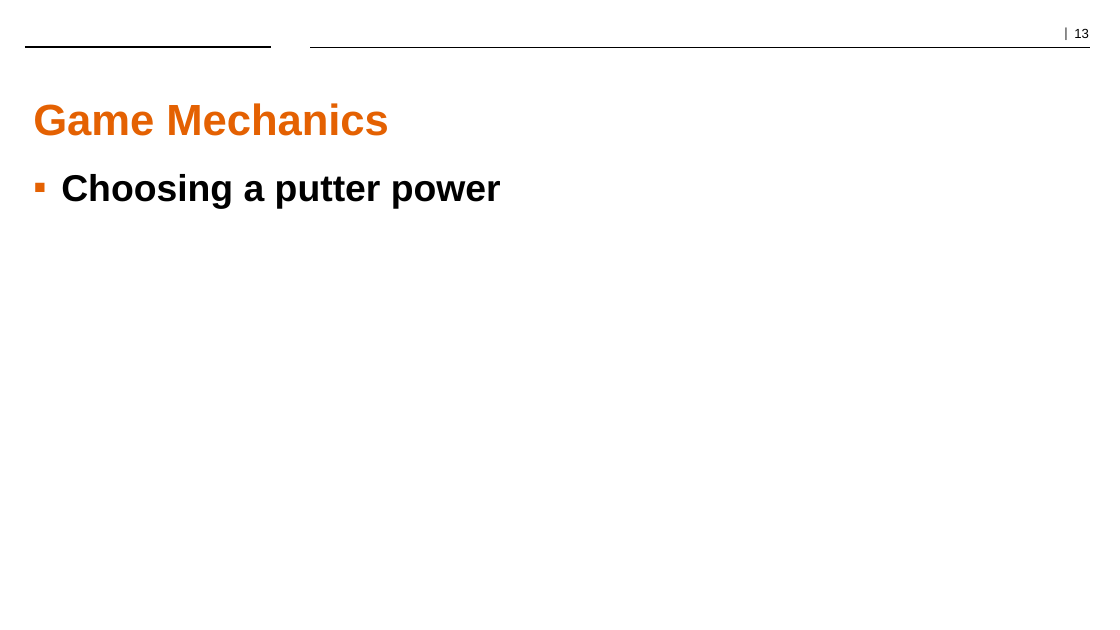
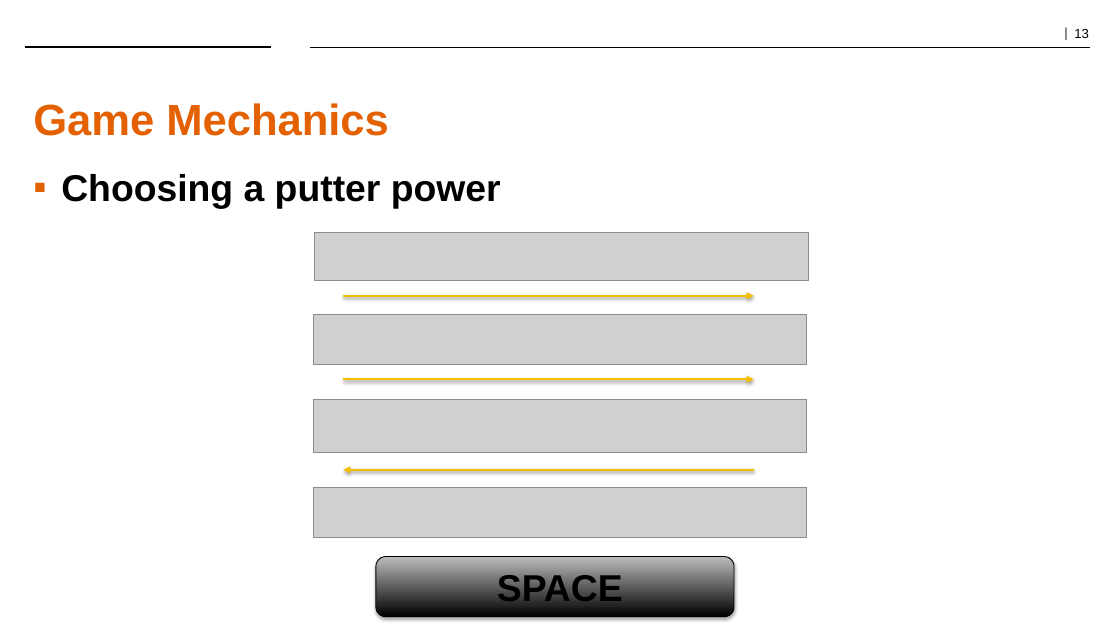
Before and after one commit to jmgregor/IMGS-624, a slide deck: slide 13 of PuttPuttGolfPresentation.pptx. Drawn at 1120x630 pixels with LibreOffice and Linux fonts; fonts in the diff are those of the drawing; grey boxes stand for pictures; background and template pictures are left out. Boxes give left, top, right and bottom in pixels: in the first picture for what was removed or moved away, otherwise in the second. Text is boxed around its words. In the diff, an @@ line names an element or a change of style, - is before the commit and + after.

```diff
--- a/PuttPuttGolfPresentation.pptx
+++ b/PuttPuttGolfPresentation.pptx
@@ picture added at box(314, 232, 809, 280) @@
@@ arrow added from (344, 296) to (754, 296), #F6BE00 2 pt @@
@@ picture added at box(313, 315, 807, 365) @@
@@ arrow added from (344, 380) to (754, 380), #F6BE00 2 pt @@
@@ picture added at box(313, 399, 807, 453) @@
@@ arrow added from (754, 470) to (344, 470), #F6BE00 2 pt @@
@@ picture added at box(313, 487, 807, 537) @@
@@ rounded rectangle added at box(376, 557, 734, 618), fill gradient #000000 to #BDBDBD, outline #000000 0.75 pt @@
@@ text added at box(497, 572, 623, 601), 32 pt, text #000000, bold @@
+SPACE
```
Also in this commit, not shown: 2 other slides changed, 14 other files.
